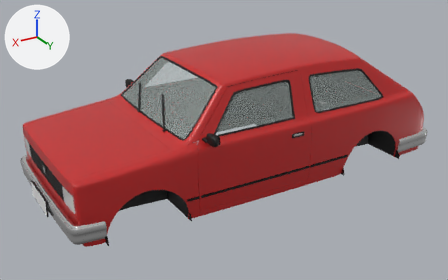
Before and after pictures for a commit that changed the glTF model veiculos/proprios/quebravel/jabuti-molde/jabuti-molde_lod1.glb.
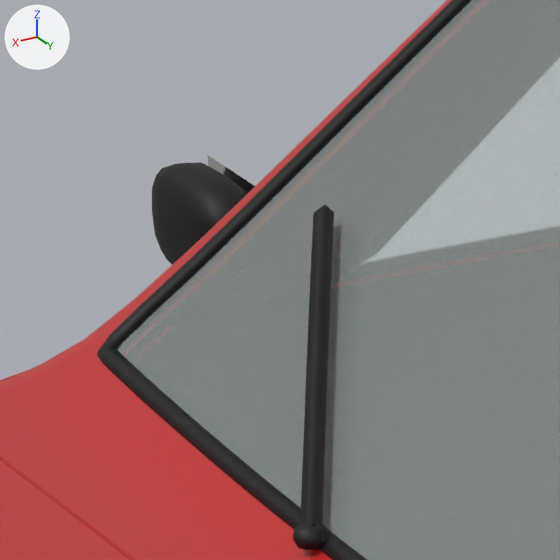
The first picture shows the older version from a 50 mm camera at (2.71, 4.47, 2.76) aimed at (0.06, 0.05, 0.55). The close-ups show the older and then the newer version on the part from 25% to 36% of the width and 23% to 40% of the height of that picture. Only the edits that show in the close-ups are written down. The axes (+X, +Y, +Z) are drawn at upper left. The lights are the same throughout. Vertices at exactly the same position are counted once.

In view in the first close-up: 'body', 'glass_windshield', 'hood', 'mirror_right' and 1 more.
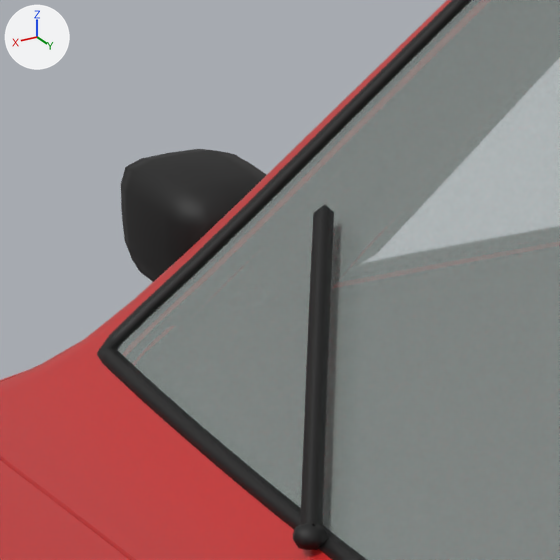
Pixel boxes (x1, y1, x2, y2) of what changed, in the close-ups (560 x 560 px; the box of a moved part takes in the faces that stretch with it):
'mirror_right', reshaped: before (152, 155, 255, 265); after (121, 149, 266, 282)
part 1 of me_mirror_right, moved or reshaped (not visible afterwards): before (207, 155, 255, 194)
part 2 of me_mirror_right, moved or reshaped: before (152, 162, 247, 265); after (121, 149, 266, 282)

Edits to the bpy script that builds the scene:
```text
Change me_mirror_right:
    used by ob_mirror_right; location = (0.0, 0.0, 0.0)
    remove me_mirror_right.from_pydata(...)  # 200 vertices, 386 faces; spans x 0.562..0.627, y -0.847..-0.663, z 0.894..0.984
    add me_mirror_right.from_pydata(...)  # 200 vertices, 386 faces; spans x 0.541..0.645, y -0.855..-0.663, z 0.889..0.989
    me_mirror_right part 1: the loose piece of 4 vertices spanning x 0.562, y -0.839..-0.715, z 0.902..0.976 is moved by (-0.017, 0.0, 0.0)
    me_mirror_right part 2: 98 of 200 vertices moved; they spanned x 0.565..0.621, y -0.847..-0.706, z 0.894..0.984 and now span x 0.541..0.645, y -0.855..-0.699, z 0.889..0.989; mean shift (0.0, 0.0, 0.0); largest move (0.567, -0.746, 0.919) -> (0.543, -0.739, 0.915)
```
